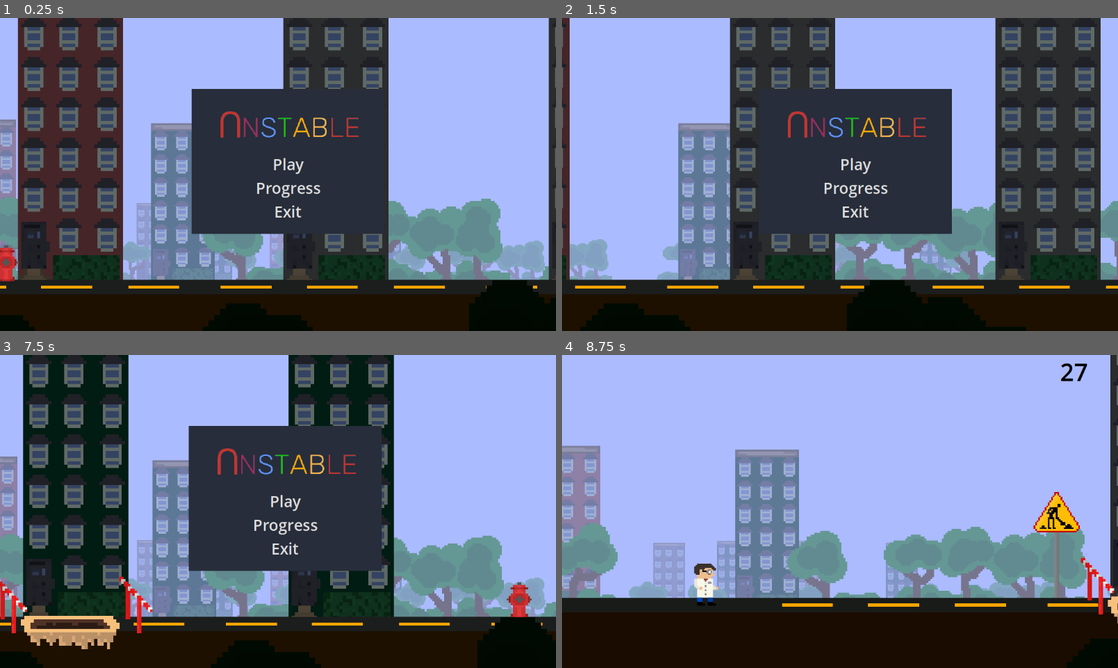
Above: before the commit, frames 1-4 (two rows, left to right).
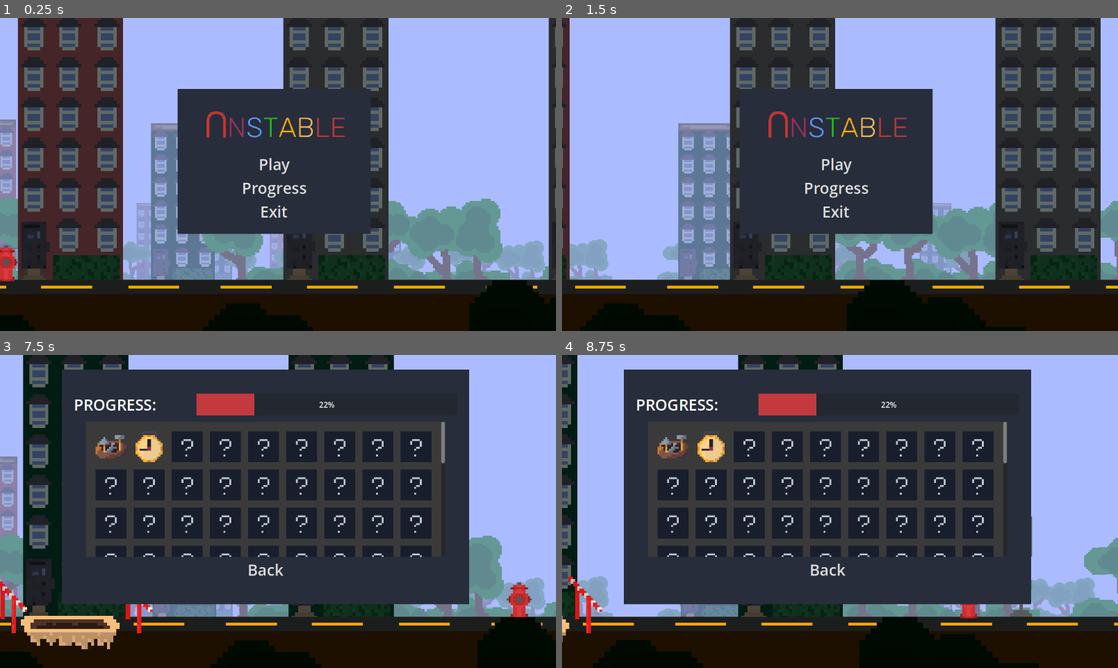
Above: after the commit, the same moments.

Repository: kir-55/Unstable
Game: Godot game, scene res://Scenes/main.tscn
Same seed, same stepped clock (60 frames per second), same inputs: the game is played once before the commit and once after it.
Inputs (mouse positions are in pixels of both pictures, inside the frame that each line leads up to):
- Up to frame 1 (0.25 s): no input
- Up to frame 2 (1.5 s): click "Progress" at 0.5 s; click "Back" at 1.25 s
- Up to frame 3 (7.5 s): click "Play" at 2 s; move the mouse to (400, 495) at 2.77 s; hold Space (up) 2.78-3.5 s; tap S (bottom) at 2.85 s; click (400, 495) at 2.92 s; drag from (166, 527) to (250, 574) at 3.52 s; move the mouse to (333, 442) at 4.27 s; tap A (stop) at 4.35 s; drag from (250, 574) to (111, 464) at 5.02 s; move the mouse to (444, 558) at 5.77 s; hold Space (up) 5.78-6.5 s; tap Shift (dash) at 5.85 s; drag from (111, 464) to (283, 574) at 6.52 s; click "Progress" at 7.25 s
- Up to frame 4 (8.75 s): click (856, 502) at 8 s, where only the run before the commit has a clickable "Play"

The runs differ from the first frame. In frame 1, 3.3% of the frame differs, in the area x 31-69%, y 22-70%; in frame 2, 3.9%; in frame 3, 39%; in frame 4, 78%, in the area x 0-100%, y 0-100%.

Commit message:
Improved menu navigation system

Diff:
--- a/Scenes/Locations/city.tscn
+++ b/Scenes/Locations/city.tscn
@@ -1,11 +1,11 @@
 [gd_scene load_steps=22 format=3 uid="uid://bva6jjs3q5tws"]
 
 [ext_resource type="Script" path="res://Scripts/random_system.gd" id="1_38dti"]
-[ext_resource type="Texture2D" uid="uid://3qdpdvrtb63r" path="res://Textures/Unstable_paralax_layer1.png" id="1_b5qif"]
+[ext_resource type="Texture2D" uid="uid://3qdpdvrtb63r" path="res://textures/Unstable_paralax_layer1.png" id="1_b5qif"]
 [ext_resource type="Script" path="res://Scripts/сamera.gd" id="1_g3w6i"]
 [ext_resource type="Script" path="res://Scripts/sloper.gd" id="1_pfyk3"]
 [ext_resource type="Environment" uid="uid://ojw38xadkg2v" path="res://environment.tres" id="1_uj810"]
-[ext_resource type="Texture2D" uid="uid://b2g18eyedc21g" path="res://Textures/Unstable_paralax_layer-1.png" id="2_fxvmq"]
+[ext_resource type="Texture2D" uid="uid://b2g18eyedc21g" path="res://textures/Unstable_paralax_layer-1.png" id="2_fxvmq"]
 [ext_resource type="Script" path="res://Scripts/TerrainGeneration/terrain_generator.gd" id="2_redno"]
 [ext_resource type="Script" path="res://Scripts/audio_controll.gd" id="3_skbog"]
 [ext_resource type="PackedScene" uid="uid://bty2oxq2nwcn6" path="res://Scenes/player.tscn" id="4_a1jms"]
--- a/Scenes/main.tscn
+++ b/Scenes/main.tscn
@@ -79,7 +79,8 @@
 position_smoothing_enabled = true
 script = ExtResource("3_vefdh")
 speed = 200
-menu_parent_path = NodePath(".")
+
+[node name="CanvasLayer" type="CanvasLayer" parent="MovingGround/Camera2D"]
 
 [node name="AudioStreamPlayer2D" type="AudioStreamPlayer2D" parent="MovingGround/Camera2D"]
 stream = ExtResource("4_vqtpy")
--- a/Scenes/menus/game_over_menu.tscn
+++ b/Scenes/menus/game_over_menu.tscn
@@ -20,9 +20,7 @@
 font_size = 20
 font_color = Color(0.707013, 0.0313546, 0.0515839, 1)
 
-[node name="CanvasLayer" type="CanvasLayer"]
-
-[node name="GameOverMenu" type="Control" parent="." node_paths=PackedStringArray("last_score_label", "best_score_label")]
+[node name="GameOverMenu" type="Control" node_paths=PackedStringArray("last_score_label", "best_score_label")]
 layout_mode = 3
 anchors_preset = 8
 anchor_left = 0.5
@@ -37,7 +35,7 @@
 last_score_label = NodePath("Panel/MarginContainer/VBoxContainer/Last Score")
 best_score_label = NodePath("Panel/MarginContainer/VBoxContainer/Best Score")
 
-[node name="TextureRect" type="TextureRect" parent="GameOverMenu"]
+[node name="TextureRect" type="TextureRect" parent="."]
 layout_mode = 1
 anchors_preset = 4
 anchor_top = 0.5
@@ -47,7 +45,7 @@
 expand_mode = 1
 stretch_mode = 3
 
-[node name="Panel" type="Panel" parent="GameOverMenu"]
+[node name="Panel" type="Panel" parent="."]
 layout_mode = 1
 anchors_preset = 4
 anchor_top = 0.5
@@ -60,7 +58,7 @@
 size_flags_horizontal = 0
 theme_override_styles/panel = ExtResource("2_1y0su")
 
-[node name="MarginContainer" type="MarginContainer" parent="GameOverMenu/Panel"]
+[node name="MarginContainer" type="MarginContainer" parent="Panel"]
 layout_mode = 0
 offset_left = -2.61246
 offset_top = -3.883
@@ -71,10 +69,10 @@
 theme_override_constants/margin_right = 25
 theme_override_constants/margin_bottom = 50
 
-[node name="VBoxContainer" type="VBoxContainer" parent="GameOverMenu/Panel/MarginContainer"]
+[node name="VBoxContainer" type="VBoxContainer" parent="Panel/MarginContainer"]
 layout_mode = 2
 
-[node name="Label" type="Label" parent="GameOverMenu/Panel/MarginContainer/VBoxContainer"]
+[node name="DeathMessageLabel" type="Label" parent="Panel/MarginContainer/VBoxContainer"]
 layout_mode = 2
 theme_type_variation = &"HeaderLarge"
 theme_override_font_sizes/font_size = 50
@@ -84,28 +82,28 @@
 autowrap_mode = 3
 justification_flags = 0
 
-[node name="Margin3" type="Control" parent="GameOverMenu/Panel/MarginContainer/VBoxContainer"]
+[node name="Margin3" type="Control" parent="Panel/MarginContainer/VBoxContainer"]
 layout_mode = 2
 size_flags_vertical = 3
 size_flags_stretch_ratio = 0.5
 
-[node name="Last Score" type="Label" parent="GameOverMenu/Panel/MarginContainer/VBoxContainer"]
+[node name="Last Score" type="Label" parent="Panel/MarginContainer/VBoxContainer"]
 layout_mode = 2
 theme_override_colors/font_color = Color(0.121569, 0.760784, 0.0627451, 1)
 theme_override_font_sizes/font_size = 30
 text = "Score: "
 
-[node name="Best Score" type="Label" parent="GameOverMenu/Panel/MarginContainer/VBoxContainer"]
+[node name="Best Score" type="Label" parent="Panel/MarginContainer/VBoxContainer"]
 layout_mode = 2
 theme_override_colors/font_color = Color(0.976471, 0.65098, 0.0196078, 1)
 theme_override_font_sizes/font_size = 30
 text = "Best Score:"
 
-[node name="Margin2" type="Control" parent="GameOverMenu/Panel/MarginContainer/VBoxContainer"]
+[node name="Margin2" type="Control" parent="Panel/MarginContainer/VBoxContainer"]
 layout_mode = 2
 size_flags_vertical = 3
 
-[node name="Again" type="Button" parent="GameOverMenu/Panel/MarginContainer/VBoxContainer"]
+[node name="Again" type="Button" parent="Panel/MarginContainer/VBoxContainer"]
 layout_mode = 2
 size_flags_vertical = 3
 size_flags_stretch_ratio = 2.0
@@ -113,7 +111,7 @@
 theme_override_styles/normal = ExtResource("3_ca5b1")
 text = "Play again"
 
-[node name="Progress" type="Button" parent="GameOverMenu/Panel/MarginContainer/VBoxContainer"]
+[node name="Progress" type="Button" parent="Panel/MarginContainer/VBoxContainer"]
 layout_mode = 2
 size_flags_vertical = 3
 size_flags_stretch_ratio = 2.0
@@ -121,7 +119,7 @@
 theme_override_styles/normal = ExtResource("3_ca5b1")
 text = "Progress"
 
-[node name="Exit" type="Button" parent="GameOverMenu/Panel/MarginContainer/VBoxContainer"]
+[node name="Exit" type="Button" parent="Panel/MarginContainer/VBoxContainer"]
 layout_mode = 2
 size_flags_vertical = 3
 size_flags_stretch_ratio = 2.0
@@ -129,6 +127,6 @@
 theme_override_styles/normal = ExtResource("3_ca5b1")
 text = "Exit"
 
-[connection signal="pressed" from="GameOverMenu/Panel/MarginContainer/VBoxContainer/Again" to="GameOverMenu" method="_on_again_pressed"]
-[connection signal="pressed" from="GameOverMenu/Panel/MarginContainer/VBoxContainer/Progress" to="GameOverMenu" method="_on_gameover_progress_pressed"]
-[connection signal="pressed" from="GameOverMenu/Panel/MarginContainer/VBoxContainer/Exit" to="GameOverMenu" method="_on_exit_pressed"]
+[connection signal="pressed" from="Panel/MarginContainer/VBoxContainer/Again" to="." method="_on_again_pressed"]
+[connection signal="pressed" from="Panel/MarginContainer/VBoxContainer/Progress" to="." method="_on_gameover_progress_pressed"]
+[connection signal="pressed" from="Panel/MarginContainer/VBoxContainer/Exit" to="." method="_on_exit_pressed"]
--- a/Scenes/menus/move_right.gd
+++ b/Scenes/menus/move_right.gd
@@ -1,12 +1,10 @@
 extends Node2D
 
 @export var speed = 50
-@export var menu_parent_path : NodePath
 
 
 func _process(delta):
 	position.x += delta * speed
 
 func _ready():
-	var menu_parent = get_node(menu_parent_path)
-	GlobalFunctions.load_menu(GlobalVariables.MENU_LEVEL.MAIN, menu_parent)
+	GlobalFunctions.load_menu(GlobalVariables.current_menu)
--- a/Scripts/Decorations/deadly_area.gd
+++ b/Scripts/Decorations/deadly_area.gd
@@ -21,7 +21,7 @@
 			var game_over_menu = load("res://Scenes/menus/game_over_menu.tscn")
 			var instance = game_over_menu.instantiate()
 			if death_messages and death_messages.size() != 0:
-				instance.get_child(0).get_child(1).get_child(0).get_child(0).get_child(0).text = death_messages.pick_random()
-			get_tree().current_scene.add_child(instance)
+				instance.find_child("DeathMessageLabel").text = death_messages.pick_random()
+			get_tree().current_scene.find_child("CanvasLayer").add_child(instance)
 		else:
 			get_parent().queue_free()
--- a/Scripts/global_enums.gd
+++ b/Scripts/global_enums.gd
@@ -12,3 +12,9 @@
 	GROUND,
 	BACKGROUND
 }
+
+enum MENU_LEVEL {
+	NONE,
+	MAIN,
+	PROGRESS,
+}
--- a/Scripts/global_functions.gd
+++ b/Scripts/global_functions.gd
@@ -6,21 +6,34 @@
 	GlobalVariables.player_global_speed = GlobalVariables.initial_player_speed
 	GlobalVariables.game_is_on = true
 	print(GlobalVariables.player_amulets)
-#	GlobalVariables.player_amulets = [] // what the fu##
+	GlobalVariables.player_amulets = []
 	GlobalVariables.times_treveled = 0
 	GlobalVariables.items_in_home = GlobalVariables.initial_items_in_home
 	get_tree().change_scene_to_file("res://Scenes/Locations/city.tscn")
 
-func load_menu(menu, menu_parent):
-	var container = menu_parent
+func load_menu(menu, remove_all_children = true, transition_to_main = false):
+	if transition_to_main:
+		GlobalVariables.current_menu = menu
+		get_tree().change_scene_to_file("res://Scenes/main.tscn")
+		return
 
-	for menu_child in container.get_children():
-		if menu_child.name == "menu":
+	var container = get_tree().current_scene.find_child("CanvasLayer")
+
+	if !container:
+		print("Could not find canvas layer. Please add one!")
+		return
+
+	if remove_all_children:
+		for menu_child in container.get_children():
 			container.remove_child(menu_child)
-			break
+	else:
+		for menu_child in container.get_children():
+			if menu_child.name == "menu":
+				container.remove_child(menu_child)
+				break
 
-	if menu != GlobalVariables.MENU_LEVEL.NONE:
-		GlobalVariables.current_menu = GlobalVariables.menus[menu].instantiate()
-		var menu_instance = GlobalVariables.current_menu
+	if menu != GlobalEnums.MENU_LEVEL.NONE:
+		GlobalVariables.current_menu = menu
+		var menu_instance = load(GlobalVariables.menus[menu]).instantiate()
 		menu_instance.name = "menu"
 		container.add_child(menu_instance)
--- a/Scripts/global_variables.gd
+++ b/Scripts/global_variables.gd
@@ -29,14 +29,8 @@
 
 var game_is_on := true
 
-enum MENU_LEVEL {
-	NONE,
-	MAIN,
-	PROGRESS
+var menus = {
+	GlobalEnums.MENU_LEVEL.MAIN: "res://Scenes/menus/start_menu.tscn",
+	GlobalEnums.MENU_LEVEL.PROGRESS: "res://Scenes/menus/progress_menu.tscn",
 }
-
-var menus = {
-	MENU_LEVEL.MAIN: preload("res://Scenes/menus/start_menu.tscn"),
-	MENU_LEVEL.PROGRESS: preload("res://Scenes/menus/progress_menu.tscn")
-}
-var current_menu
+var current_menu = GlobalEnums.MENU_LEVEL.MAIN
--- a/Scripts/menus/Progress/menu.gd
+++ b/Scripts/menus/Progress/menu.gd
@@ -3,4 +3,4 @@
 
 
 func _on_back_pressed():
-	GlobalFunctions.load_menu(GlobalVariables.MENU_LEVEL.MAIN, get_node(get_parent().get_path()))
+	GlobalFunctions.load_menu(GlobalEnums.MENU_LEVEL.MAIN, true, false)
--- a/Scripts/menus/game_over_menu.gd
+++ b/Scripts/menus/game_over_menu.gd
@@ -12,10 +12,10 @@
 	get_tree().quit()
 
 func _on_progress_pressed():
-	GlobalFunctions.load_menu(GlobalVariables.MENU_LEVEL.PROGRESS, get_node(get_parent().get_path()))
+	GlobalFunctions.load_menu(GlobalEnums.MENU_LEVEL.PROGRESS, true)
 
 func _on_gameover_progress_pressed():
-	get_tree().change_scene_to_file("res://Scenes/main.tscn")
+	GlobalFunctions.load_menu(GlobalEnums.MENU_LEVEL.PROGRESS, true, true)
 
 
 func _on_again_pressed():
